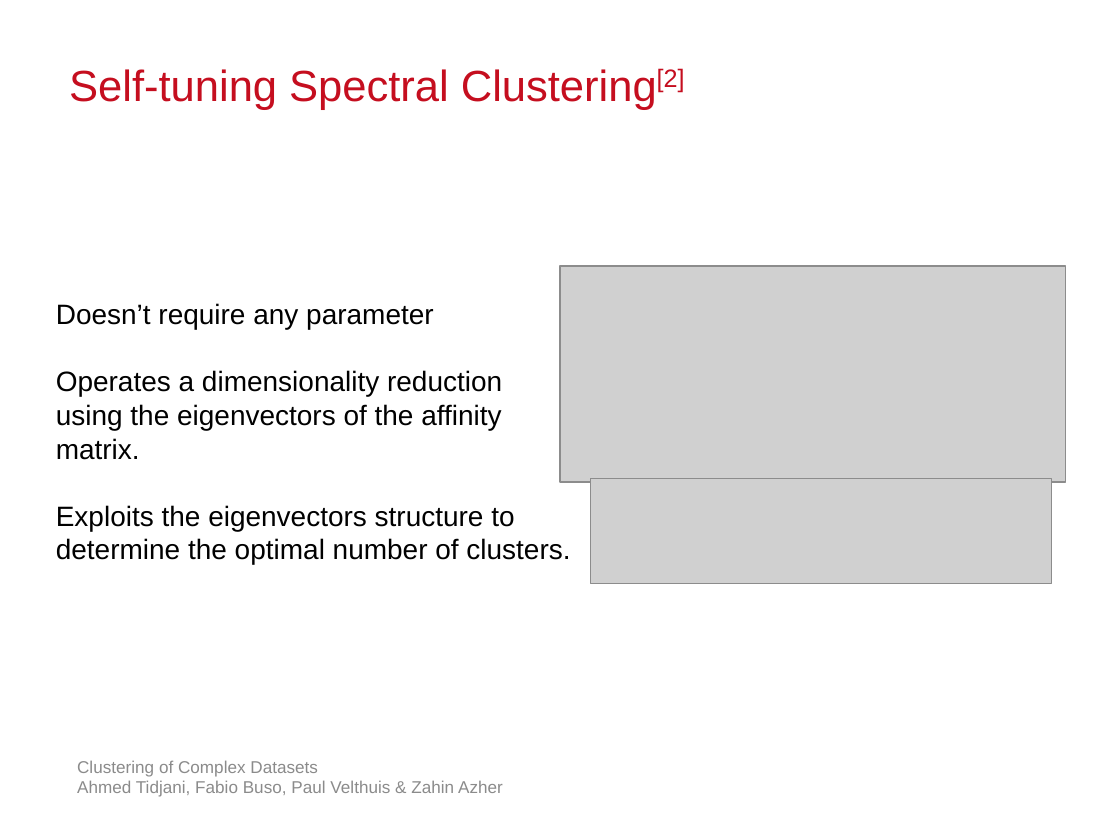
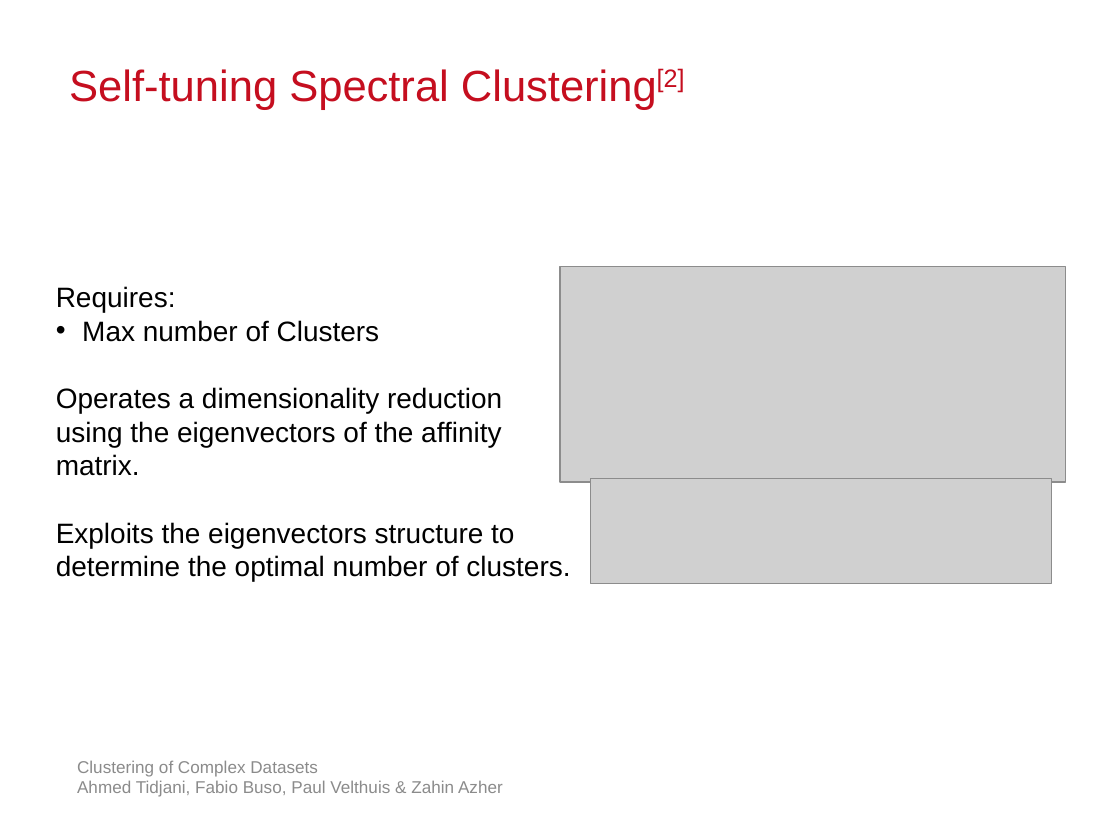
Before and after one commit to atidjani/IoSL_Clustering, a slide deck: slide 6 of Presentations/Milestone.pptx. Drawn at 1120x840 pixels with LibreOffice and Linux fonts; fonts in the diff are those of the drawing; grey boxes stand for pictures; background and template pictures are left out. Boxes give left, top, right and bottom in pixels: in the first picture for what was removed or moved away, otherwise in the second. Text is boxed around its words. In the diff, an @@ line names an element or a change of style, - is before the commit and + after.

Commit message:
fix presentation

```diff
--- a/Presentations/Milestone.pptx
+++ b/Presentations/Milestone.pptx
@@ text at bbox=[56, 286, 380, 342]: text changed @@
-Doesn’t require any parameter
+Requires:
+• Max number of Clusters
```
Also in this commit, not shown: 2 other slides changed.
